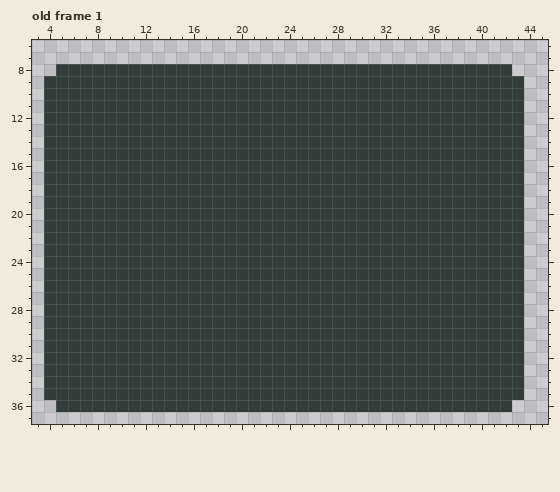
Pixel-art file: Assets/Sprites/Card/Art/RazorVine.aseprite. The first picture shows the starting point.
48x66 pixels, 1 frame. Colours within 5 levels of each other are drawn and written as one. Shown: old frame 1: x 3..45, y 6..37. The commit also changed other frames, which this record leaves out.
The result:
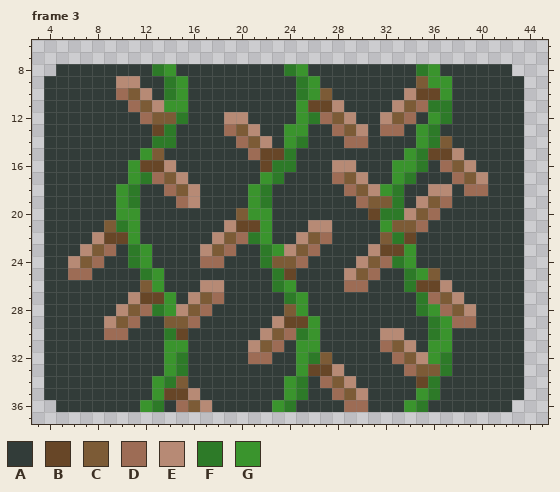
Palette (. is transparent): A #323c39  B #674627  C #7c5b36  D #9d6c55  E #b78a75  F #2d7a28  G #3a942d
A new or re-ordered frame is compared with the old frame closest to it.
What changed:
frames 1 -> 3
layer "Layer 2" opacity 51% -> 100%
Changed rows in their new state; - is an unchanged pixel.
Frame 3 is new; against old frame 1, layer "Layer 2":
first column x 6:
 8 -------FG---------FG---------FG----
 9 ----EE--FG---------FG--------CGG---
10 ----DCE-FG---------FGC------EBBG---
11 -----DCEGG---------GBBE----ECDFF---
12 ------DCCF---EE----GFDCE--ECD-GF---
13 -------BF----DCE--GG--DCE-DD-GF----
14 -------FF-----DCE-GF---DD----GFC---
15 ------GC-------DBBF---------GFBBE--
16 -----GBBE-------BFF---EE---GGF-DCE-
17 -----GFDCE------GF----DCE--GF---DCE
18 ----GF--DCE----GF------DCEGF--EE-DD
19 ----GF---DE----GF-------DCCF-ECD---
20 ----GG--------CGG--------BFFECD----
21 ---CFG-------EBBG---EE----GCCD-----
22 --EBBG------ECDFG--ECD----CFB------
23 -ECD-FG----ECD--FGECD----EBBG------
24 ECD--FG----DD---FCCD----ECDFG------
25 DD----FG---------FB----ECD--FGC----
26 ------CG---EE----FG----DD---FBBE---
27 -----EBBG-ECD-----FG---------FDCE--
28 ----ECDFGECD------CG---------FGDCE-
29 ---ECD--CCD------EBBG---------FGDD-
30 ---DD---FB------ECDFG-----EE--FG---
31 --------GG-----ECD-GG-----DCE-GG---
32 --------GF-----DD--GFC-----DCEGF---
33 --------GF---------GBBE-----DCCF---
34 -------GFC--------GF-DCE-----BF----
35 -------GBBE-------GF--DCE----GF----
36 ------GF-DCE-----GF----DD---GF-----
Where, in picture pixels (left, top, right, bottom), the same in both pictures:
changed: (68, 64, 488, 412)
